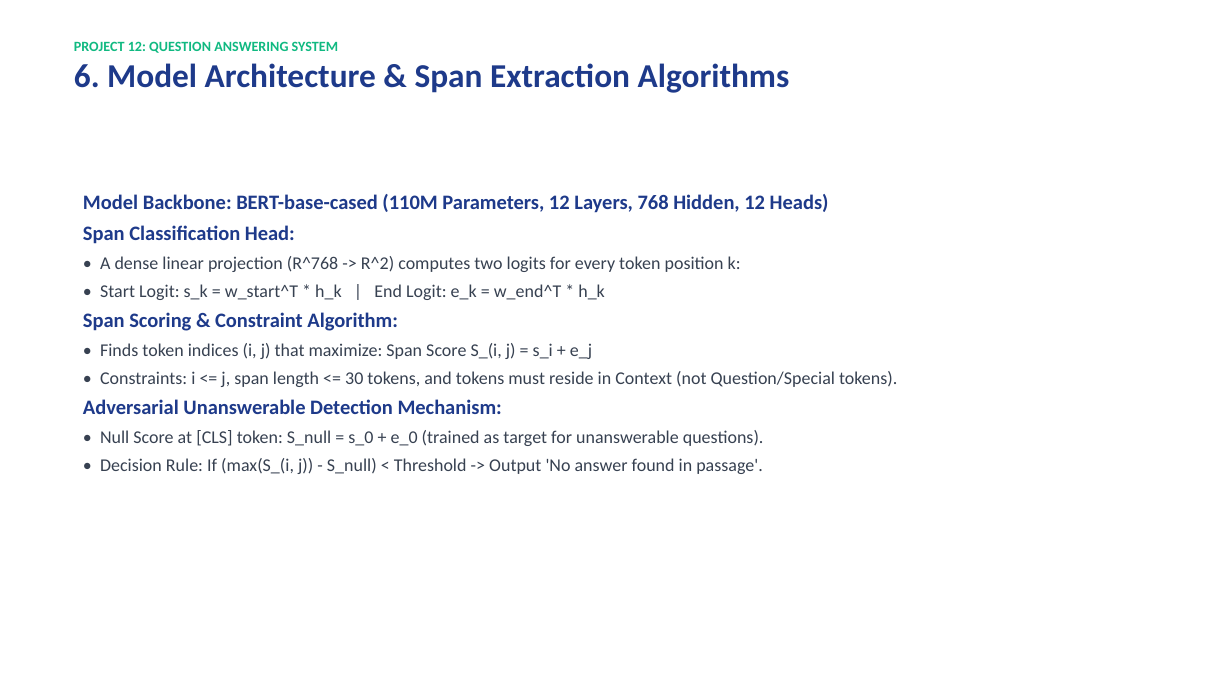
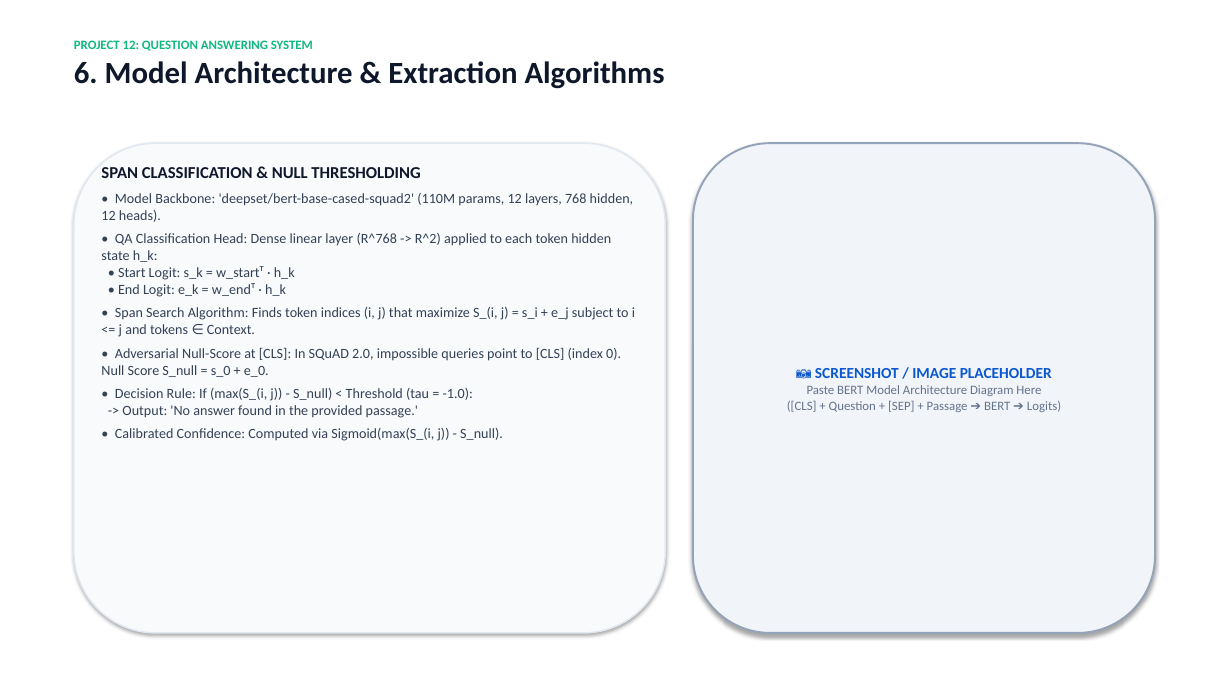
Before and after one commit to akash77007/NLP_Question-Answering-System, a slide deck: slide 7 of docs/Project_12_Presentation.pptx. Drawn at 1232x693 pixels with LibreOffice and Linux fonts; fonts in the diff are those of the drawing. Boxes give left, top, right and bottom in pixels: in the first picture for what was removed or moved away, otherwise in the second. Text is boxed around its words. In the diff, an @@ line names an element or a change of style, - is before the commit and + after.

Commit message:
docs: refine presentation and academic report with executive cards, native tables, and screenshot placeholders

```diff
--- a/docs/Project_12_Presentation.pptx
+++ b/docs/Project_12_Presentation.pptx
@@ text at box(74, 40, 313, 51): size 11 to 10 pt in "PROJECT 12: QUESTION ANSWERING SYSTEM" @@
@@ text at box(74, 61, 665, 89): text changed; size 26 to 24 pt; text colour #1E3A8A to #0F172A @@
-6. Model Architecture & Span Extraction Algorithms
+6. Model Architecture & Extraction Algorithms
@@ rounded rectangle added at box(74, 143, 665, 633), fill #F8FAFC, outline #E2E8F0 1.2 pt @@
@@ rounded rectangle added at box(693, 143, 1155, 633), fill #F1F5F9, outline #94A3B8 1.5 pt, 10 pt, text #64748B @@
+📷 SCREENSHOT / IMAGE PLACEHOLDER
+Paste BERT Model Architecture Diagram Here
+([CLS] + Question + [SEP] + Passage ➔ BERT ➔ Logits)
@@ text at box(101, 167, 635, 441): text changed; size 14 to 11 pt; text colour #374151 to #334155 @@
-Model Backbone: BERT-base-cased (110M Parameters, 12 Layers, 768 Hidden, 12 Heads)
-Span Classification Head:
-• A dense linear projection (R^768 -> R^2) computes two logits for every token position k:
-• Start Logit: s_k = w_start^T * h_k | End Logit: e_k = w_end^T * h_k
-Span Scoring & Constraint Algorithm:
-• Finds token indices (i, j) that maximize: Span Score S_(i, j) = s_i + e_j
-• Constraints: i <= j, span length <= 30 tokens, and tokens must reside in Context (not Question/Special tokens).
-Adversarial Unanswerable Detection Mechanism:
-• Null Score at [CLS] token: S_null = s_0 + e_0 (trained as target for unanswerable questions).
-• Decision Rule: If (max(S_(i, j)) - S_null) < Threshold -> Output 'No answer found in passage'.
+SPAN CLASSIFICATION & NULL THRESHOLDING
+• Model Backbone: 'deepset/bert-base-cased-squad2' (110M params, 12 layers, 768 hidden, 12 heads).
+• QA Classification Head: Dense linear layer (R^768 -> R^2) applied to each token hidden state h_k:
+• Start Logit: s_k = w_startᵀ · h_k
+• End Logit: e_k = w_endᵀ · h_k
+• Span Search Algorithm: Finds token indices (i, j) that maximize S_(i, j) = s_i + e_j subject to i <= j and tokens ∈ Context.
+• Adversarial Null-Score at [CLS]: In SQuAD 2.0, impossible queries point to [CLS] (index 0). Null Score S_null = s_0 + e_0.
+• Decision Rule: If (max(S_(i, j)) - S_null) < Threshold (tau = -1.0):
+-> Output: 'No answer found in the provided passage.'
+• Calibrated Confidence: Computed via Sigmoid(max(S_(i, j)) - S_null).
```
Also in this commit, not shown: 6 other slides changed, 3 slides added, 3 slides removed, 2 other files.
